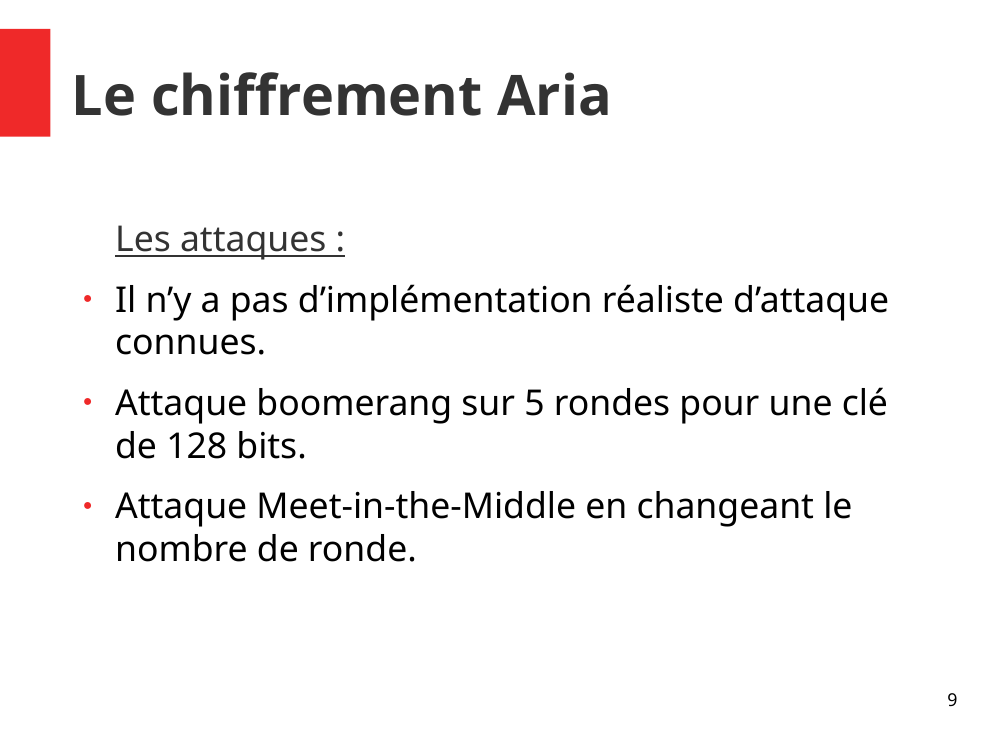
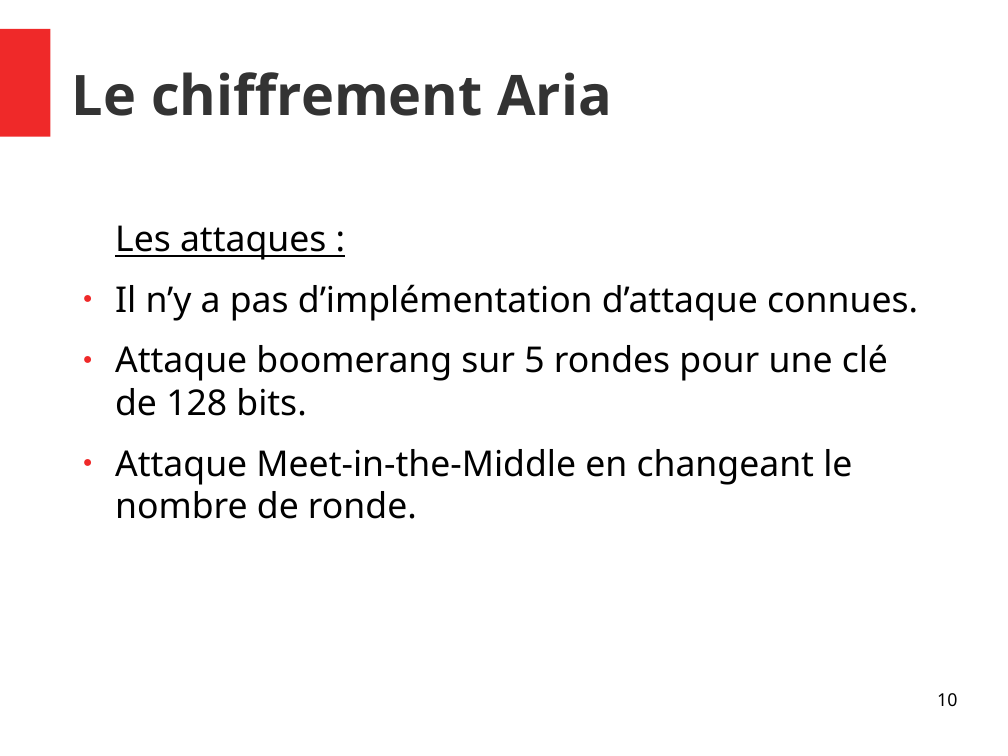
Before and after one commit to Allard-Chris/Aria, a slide deck: slide 10 of docs/[M2CSI]_ICP_Aria_Allard_Aulagnier.odp (slide 9 before the commit). Drawn at 1008x756 pixels with LibreOffice and Linux fonts; fonts in the diff are those of the drawing. Boxes give left, top, right and bottom in pixels: in the first picture for what was removed or moved away, otherwise in the second. Text is boxed around its words. In the diff, an @@ line names an element or a change of style, - is before the commit and + after.

```diff
--- a/docs/[M2CSI]_ICP_Aria_Allard_Aulagnier.odp
+++ b/docs/[M2CSI]_ICP_Aria_Allard_Aulagnier.odp
@@ text at box(115, 225, 326, 260): text colour #333333 to #000000 in "Les attaques :" @@
@@ text at box(115, 284, 918, 321): text changed @@
-● Il n’y a pas d’implémentation réaliste d’attaque connues.
+● Il n’y a pas d’implémentation d’attaque connues.
@@ page number at box(937, 693, 957, 706): text changed @@
-9
+10
```
Also in this commit, not shown: 19 other slides changed, 1 slide added.
